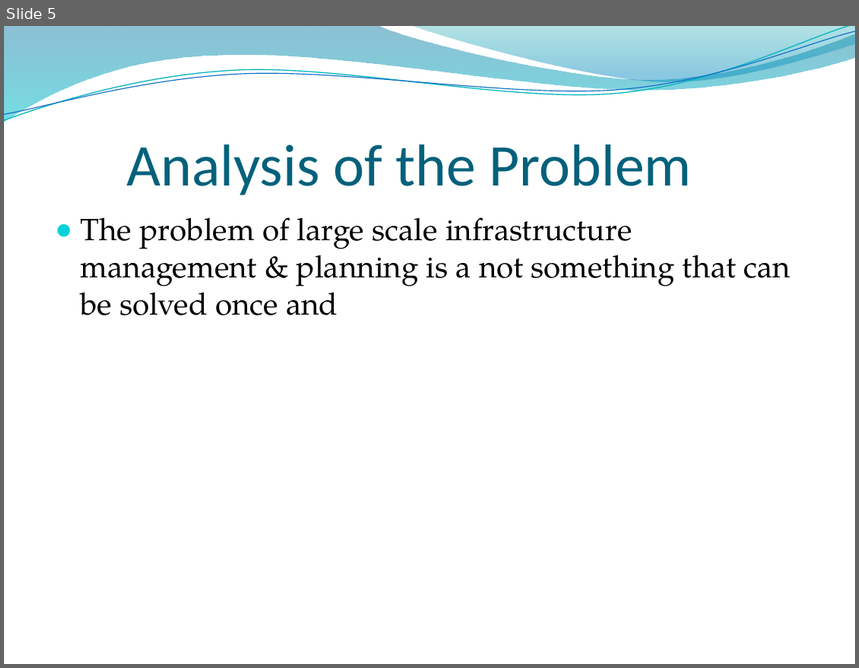
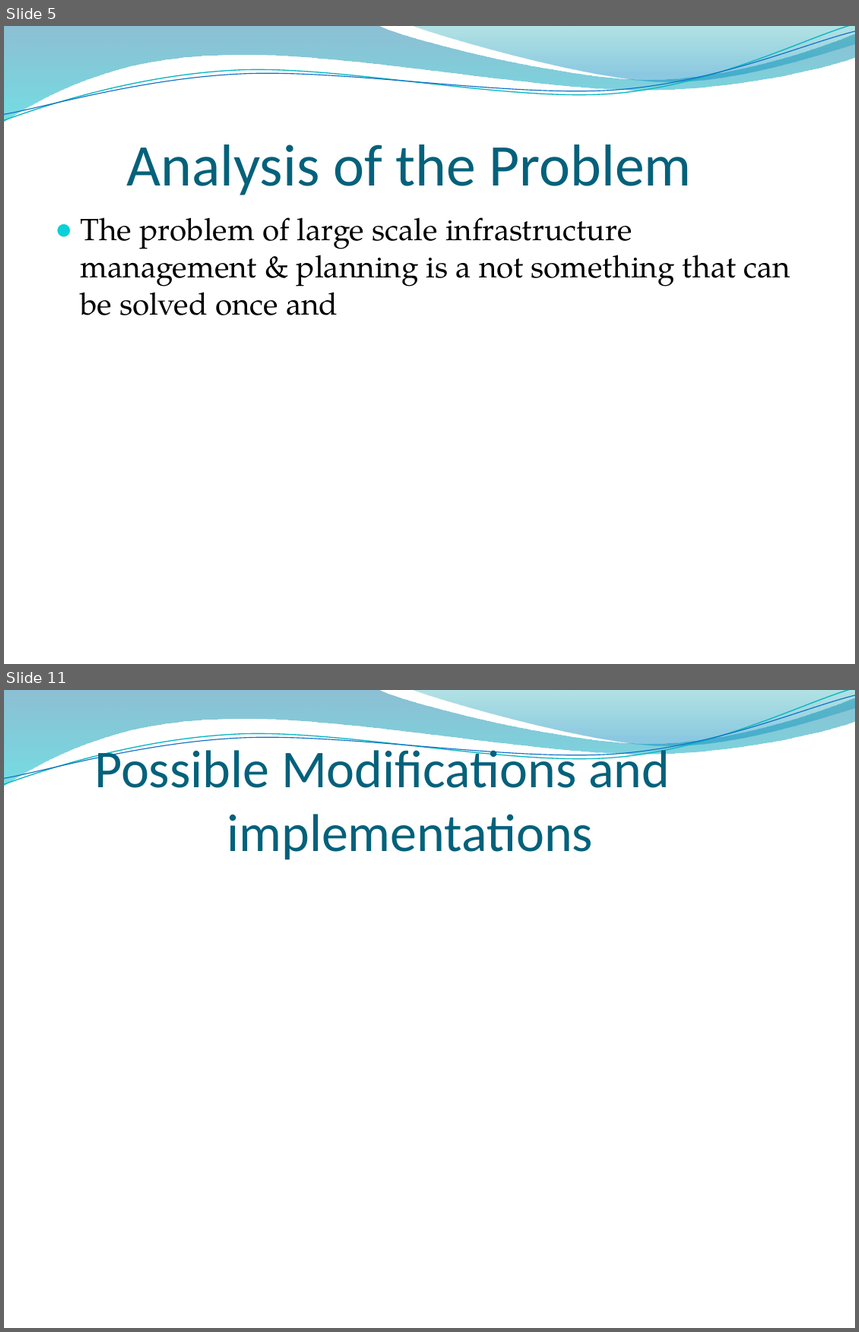
Before and after one commit to ksrikar1234/Mechanical-Engineering, a slide deck: project/Analysis of civilian infrastructure management across the world.pptx. Shown one above the other, each under a label of ours: slide 5 before the commit, slides 5 and 11 after it; the slides between them are not shown. The pictures are 859x668 and 859x1332 pixels, drawn with LibreOffice and Linux fonts; fonts in the diff are those of the drawing; background and template pictures are left out. Boxes give left, top, right and bottom in pixels: in the first picture for what was removed or moved away, otherwise in the second. Text is boxed around its words. In the diff, an @@ line names an element or a change of style, - is before the commit and + after.

```diff
--- a/project/Analysis of civilian infrastructure management across the world.pptx
+++ b/project/Analysis of civilian infrastructure management across the world.pptx
@@ slide 11 added at box(4, 690, 855, 1328), background picture (left out); not listed: 4 template elements that a slide beside it also shows @@
@@ title added at box(94, 742, 670, 860), 45 pt, text #04617B @@
+Possible Modifications and
+implementations
```
Also in this commit, not shown: 9 other slides added, 10 slides removed.
